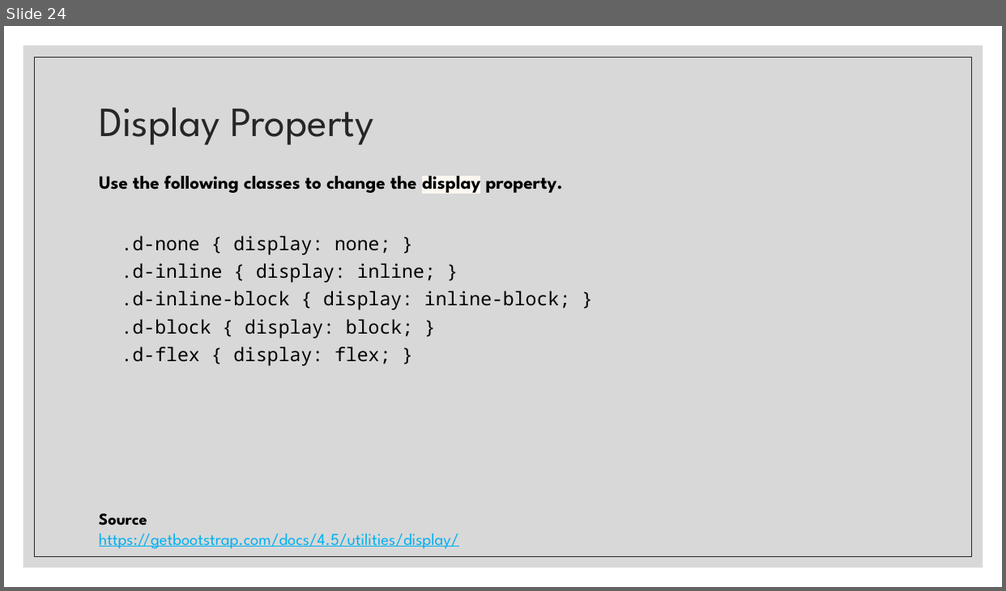
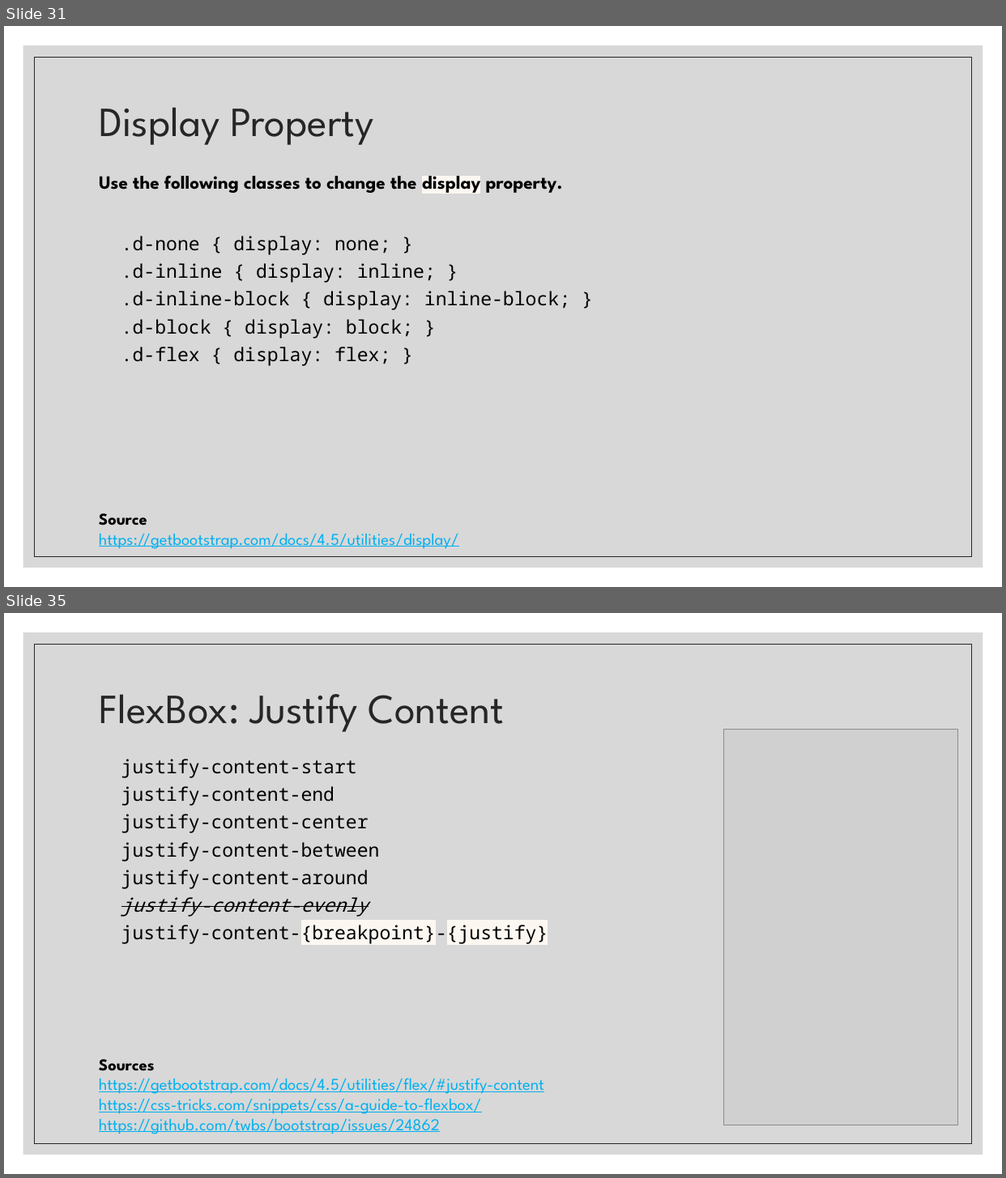
Before and after one commit to paulsmithkc/awd1000_base_lab_and_homework, a slide deck: bootstrap/slides/Intro to Bootstrap.pptx. Shown one above the other, each under a label of ours: slide 24 before the commit, slides 31 and 35 after it; the slides between them are not shown. The pictures are 1006x591 and 1006x1178 pixels, drawn with LibreOffice and Linux fonts; fonts in the diff are those of the drawing; grey boxes stand for pictures. Boxes give left, top, right and bottom in pixels: in the first picture for what was removed or moved away, otherwise in the second. Text is boxed around its words. In the diff, an @@ line names an element or a change of style, - is before the commit and + after.

Commit message:
Finishing up flexbox section

```diff
--- a/bootstrap/slides/Intro to Bootstrap.pptx
+++ b/bootstrap/slides/Intro to Bootstrap.pptx
@@ slide 35 added at (x1=4, y1=613, x2=1002, y2=1174), background #FFFFFF; not listed: 2 template elements that a slide beside it also shows @@
@@ title added at (x1=99, y1=694, x2=505, y2=732), 40 pt, text #262626 @@
+FlexBox: Justify Content
@@ picture added at (x1=724, y1=730, x2=957, y2=1126) @@
@@ text added at (x1=121, y1=759, x2=548, y2=944), 18 pt, text #000000 @@
+  justify-content-start
+  justify-content-end
+  justify-content-center
+  justify-content-between
+  justify-content-around
+  justify-content-evenly
+  justify-content-{breakpoint}-{justify}
@@ text added at (x1=99, y1=1059, x2=544, y2=1135), 16 pt, text #00B0F0, underline @@
+Sources
+https://getbootstrap.com/docs/4.5/utilities/flex/#justify-content
+https://css-tricks.com/snippets/css/a-guide-to-flexbox/
+https://github.com/twbs/bootstrap/issues/24862
@@ what was slide 24 is now slide 31 @@
```
Also in this commit, not shown: 2 slides changed, 16 other slides added.
